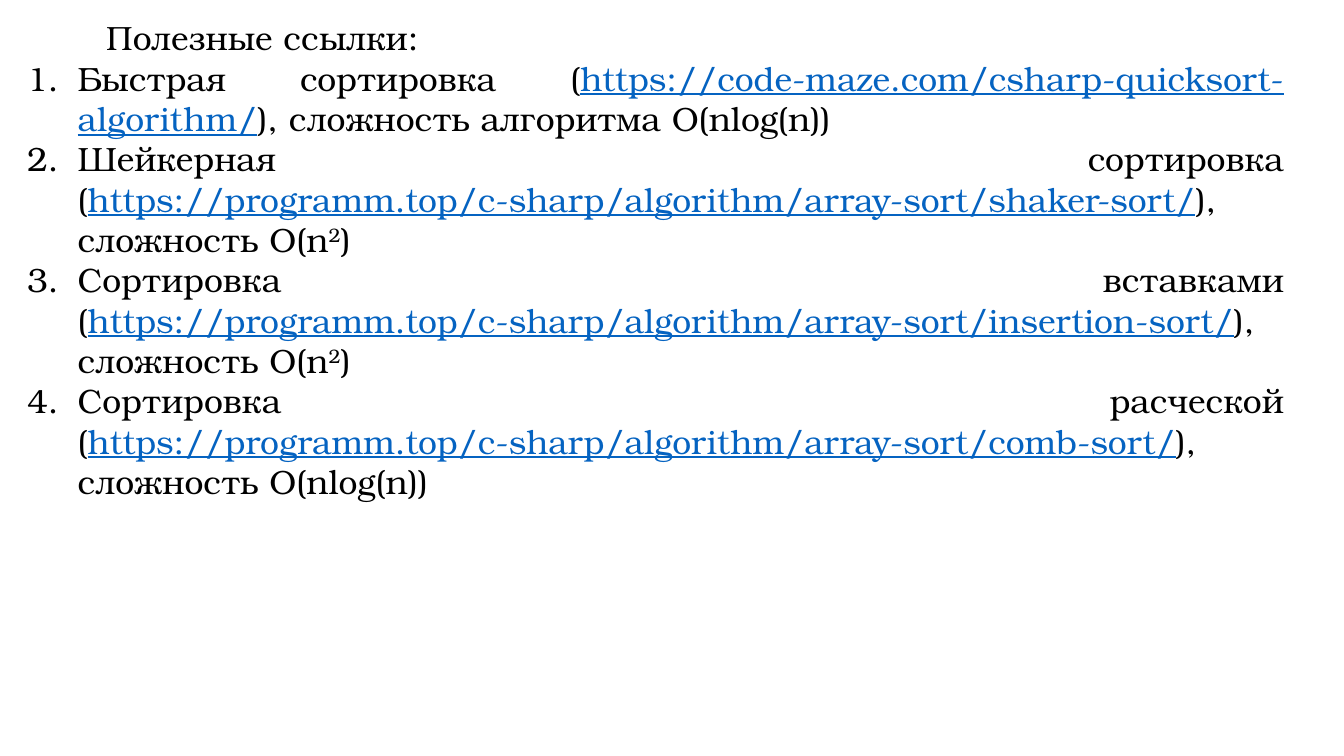
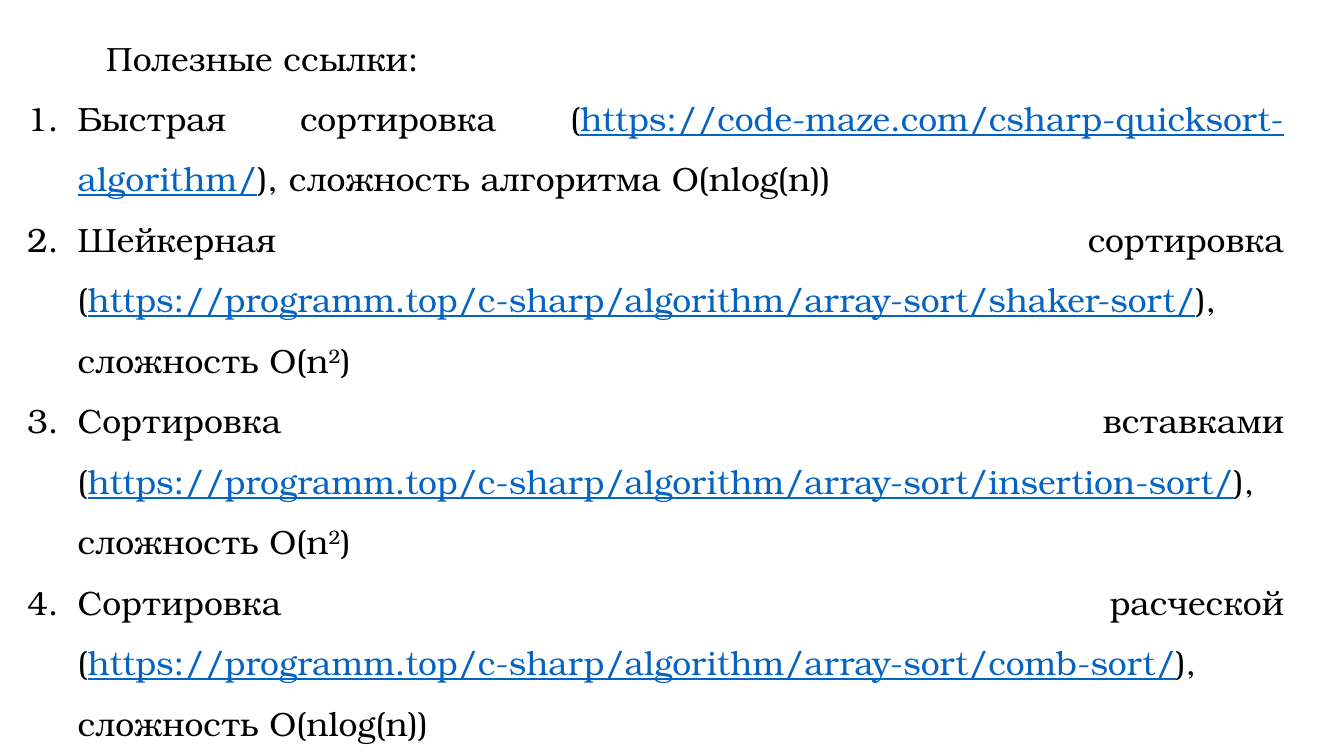
Before and after one commit to DaniilKlyukin/ITiP-1, a slide deck: slide 45 of Лекции/ИТиП лек 2 (лр 2, практическая 1).pptx. Drawn at 1344x756 pixels with LibreOffice and Linux fonts; fonts in the diff are those of the drawing. Boxes give left, top, right and bottom in pixels: in the first picture for what was removed or moved away, otherwise in the second. Text is boxed around its words. In the diff, an @@ line names an element or a change of style, - is before the commit and + after.

```diff
--- a/Лекции/ИТиП лек 2 (лр 2, практическая 1).pptx
+++ b/Лекции/ИТиП лек 2 (лр 2, практическая 1).pptx
@@ text "Полезные ссылки:" at (78, 48, 1284, 744): line spacing 1 to 1.5 @@
```
Also in this commit, not shown: 1 other slide changed.
